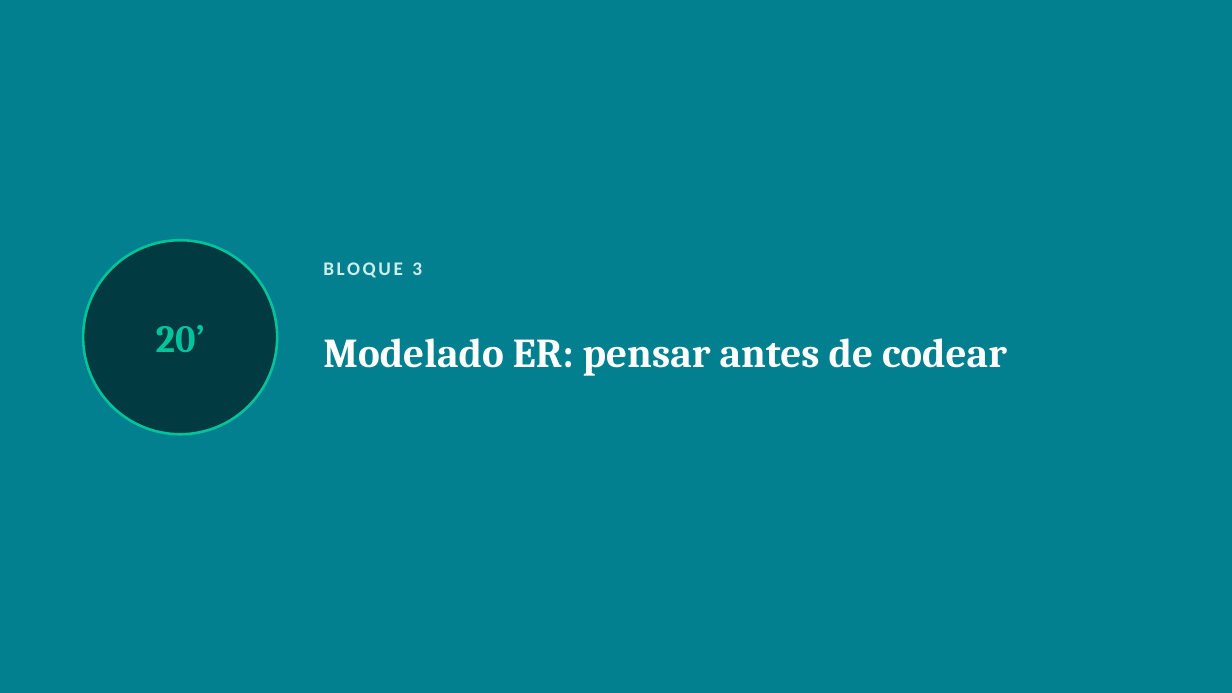
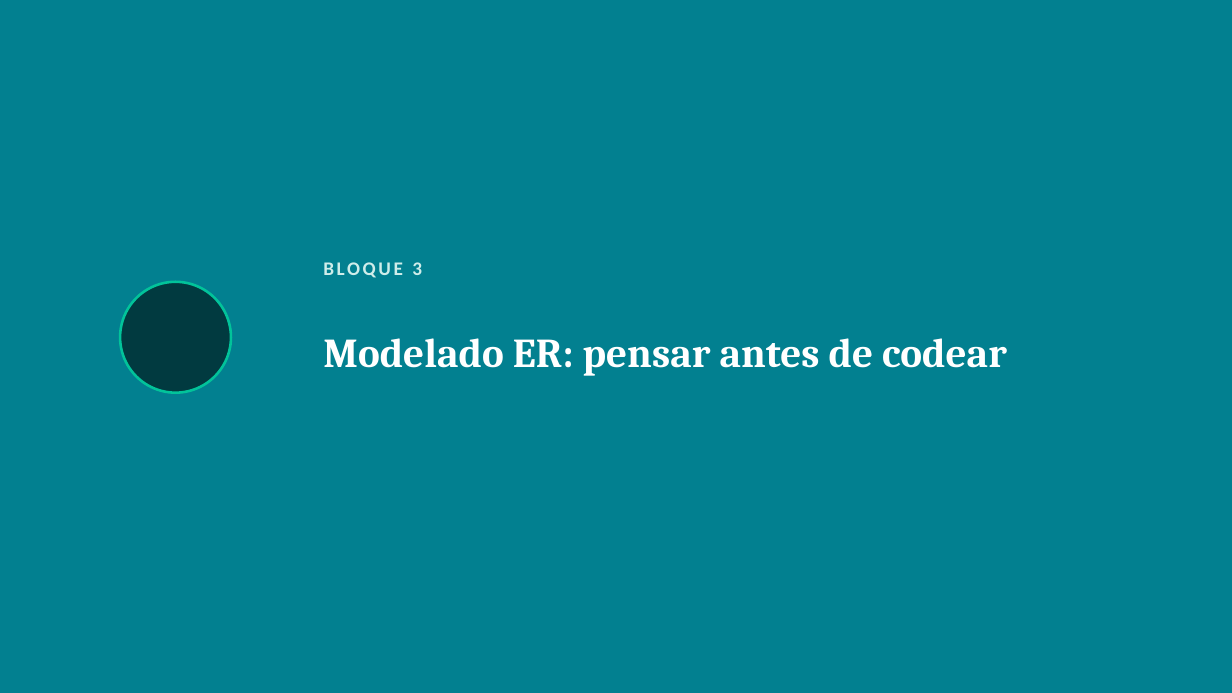
Before and after one commit to rafaelmogollon-gm2dev/backend-bootcamp-manejo-de-datos, a slide deck: slide 9 of clases/clase-1/presentacion.pptx. Drawn at 1232x693 pixels with LibreOffice and Linux fonts; fonts in the diff are those of the drawing. Boxes give left, top, right and bottom in pixels: in the first picture for what was removed or moved away, otherwise in the second. Text is boxed around its words. In the diff, an @@ line names an element or a change of style, - is before the commit and + after.

```diff
--- a/clases/clase-1/presentacion.pptx
+++ b/clases/clase-1/presentacion.pptx
@@ ellipse: place and size @@
-ellipse at (83,240,277,434)
+ellipse at (120,282,231,393)
@@ text removed at (156,325,205,352) @@
-20’
```
Also in this commit, not shown: 6 other slides changed, 4 other files.
